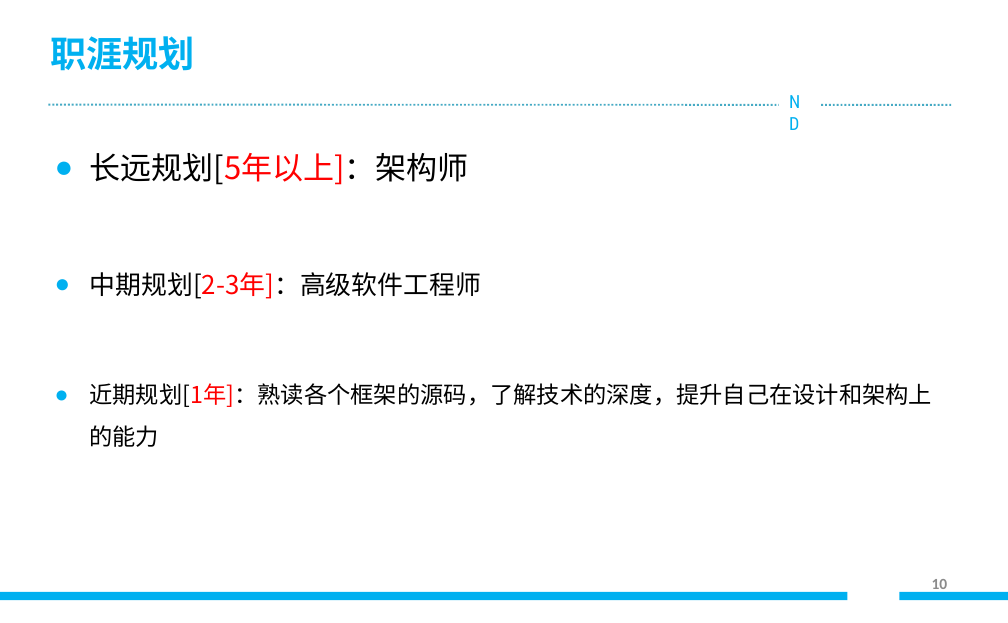
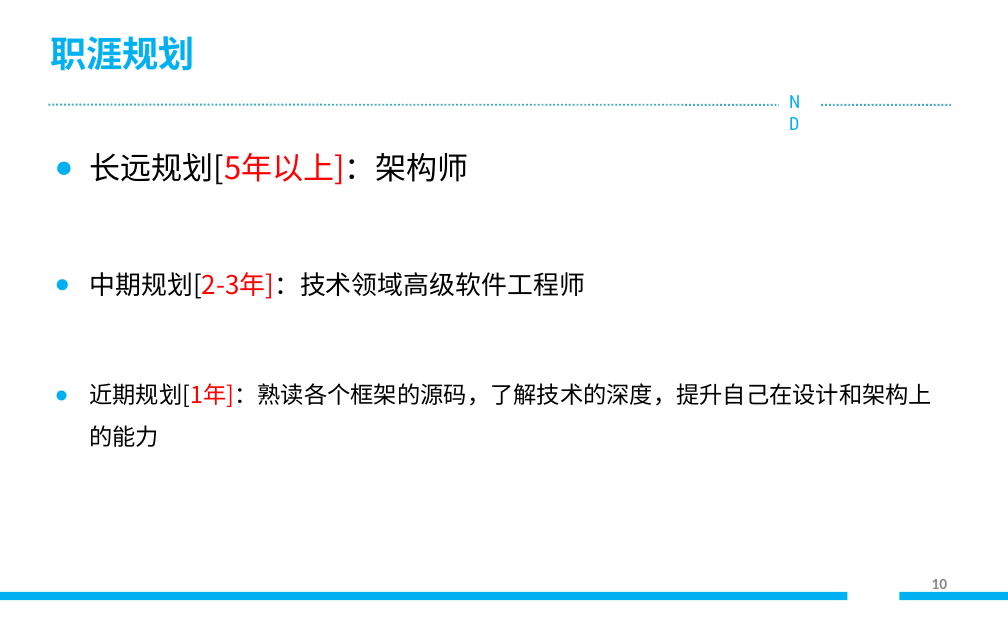
Before and after one commit to fzdxyhr/project_for_word, a slide deck: slide 10 of 工程院五部-P4晋升评审材料-严火荣291814-101教育平台/员工晋升陈述材料.pptx. Drawn at 1008x623 pixels with LibreOffice and Linux fonts; fonts in the diff are those of the drawing; background and template pictures are left out. Boxes give left, top, right and bottom in pixels: in the first picture for what was removed or moved away, otherwise in the second. Text is boxed around its words. In the diff, an @@ line names an element or a change of style, - is before the commit and + after.

```diff
--- a/工程院五部-P4晋升评审材料-严火荣291814-101教育平台/员工晋升陈述材料.pptx
+++ b/工程院五部-P4晋升评审材料-严火荣291814-101教育平台/员工晋升陈述材料.pptx
@@ text at box(89, 272, 584, 299): text changed @@
-● 中期规划[2-3年]：高级软件工程师
+● 中期规划[2-3年]：技术领域高级软件工程师
```
Also in this commit, not shown: 2 other slides changed.
